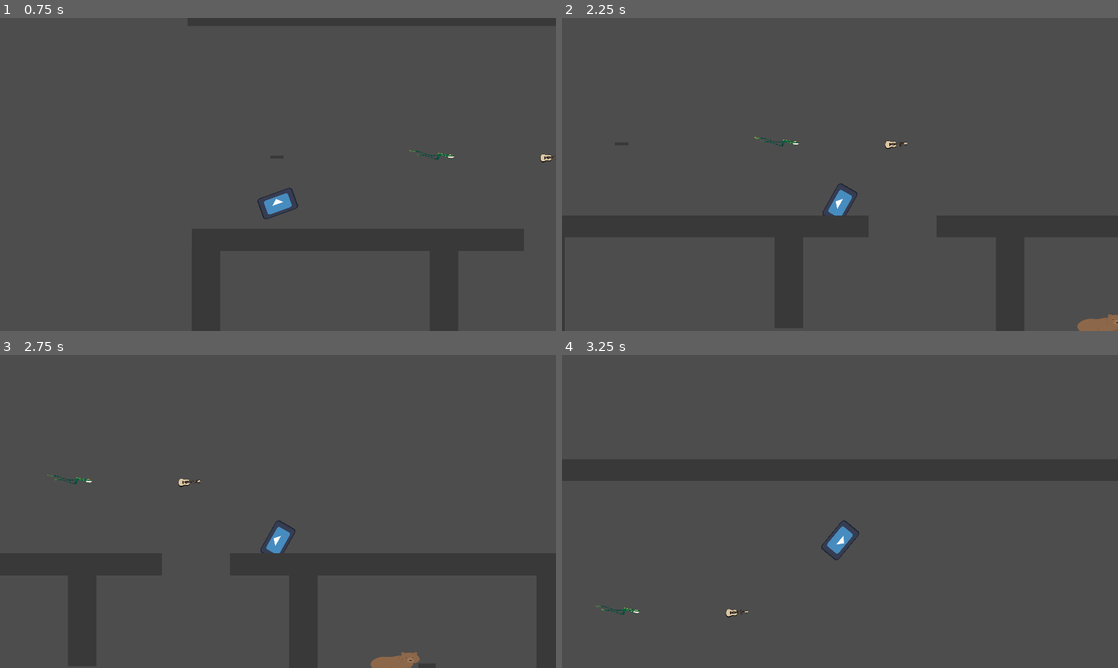
Above: before the commit, frames 1-4 (two rows, left to right).
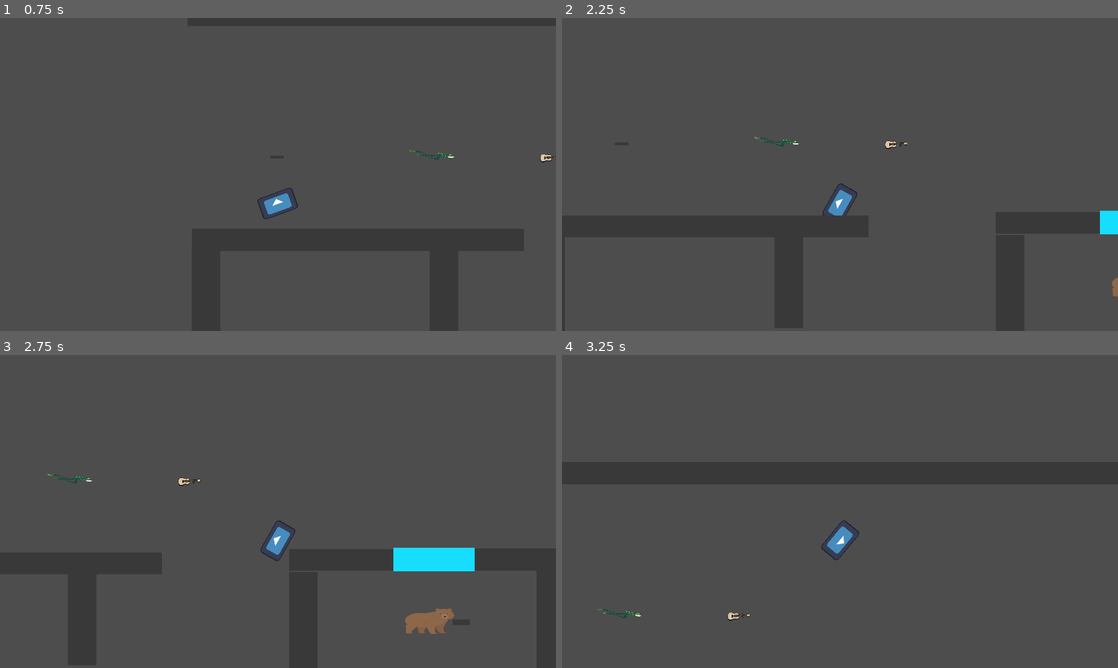
Above: after the commit, the same moments.

Repository: jceja3936/Speedial-Phoenix
Game: Godot game, scene res://scenes/level.tscn
Same seed, same stepped clock (60 frames per second), same inputs: the game is played once before the commit and once after it. The engine's default icon, where the game draws it, is replaced by a stand-in: a white triangle on a blue panel in a dark square.
Inputs (mouse positions are in pixels of both pictures, inside the frame that each line leads up to):
- Up to frame 1 (0.75 s): tap Enter at 0.5 s; move the mouse to (400, 158) at 0.52 s; press the mouse at (400, 158) at 0.53 s; hold Right (Right) from 0.53 s (still down)
- Up to frame 2 (2.25 s): move the mouse to (728, 190) at 1.27 s; release Right (Right) at 1.28 s; release the mouse at (728, 190) at 1.28 s; hold S (Down) 1.28-2.03 s; tap Shift (Drop) at 1.35 s; click (728, 190) at 1.55 s; tap Space (Respawn) at 2 s; move the mouse to (895, 105) at 2.02 s; press the mouse at (895, 105) at 2.03 s; hold Right (Right) from 2.03 s (still down); tap F (Pick up) at 2.1 s
- Up to frame 3 (2.75 s): keep holding Right (Right)
- Up to frame 4 (3.25 s): move the mouse to (812, 574) at 2.77 s; release Right (Right) at 2.78 s; release the mouse at (812, 574) at 2.78 s; hold W (Up) from 2.78 s (still down); click (812, 574) at 2.85 s

Frame 1 is identical in both runs. In frame 2, 0.6% of the frame differs, in the area x 92-100%, y 61-100%; in frame 3, 2.1%, in the area x 8-86%, y 38-100%; in frame 4, 0.2%.

Commit message:
Glass added
Yer

Diff:
--- /dev/null
+++ b/speedialChicago/assets/costume2.svg
@@ -0,0 +1 @@
+<svg version="1.1" xmlns="http://www.w3.org/2000/svg" xmlns:xlink="http://www.w3.org/1999/xlink" width="59.73468" height="54.20344" viewBox="0,0,59.73468,54.20344"><g transform="translate(-210.13266,-152.89828)"><g data-paper-data="{&quot;isPaintingLayer&quot;:true}" fill="#17ddff" fill-rule="nonzero" stroke="none" stroke-width="NaN" stroke-linecap="butt" stroke-linejoin="miter" stroke-miterlimit="10" stroke-dasharray="" stroke-dashoffset="0" style="mix-blend-mode: normal"><path d="M210.13266,207.10172v-54.20344h59.73468v54.20344z" stroke-width="NaN"/></g></g></svg>
--- a/speedialChicago/bullet.gd
+++ b/speedialChicago/bullet.gd
@@ -25,7 +25,7 @@
 		var collider = collision.get_collider()
 
 	#If the collided object doesn't have method "hit", the bullet can safely delete.
-		if not collider.has_method("hit") and not collider.get("bullet"):
+		if not collider.has_method("hit") and not collider.get("bullet") and not collider.has_meta("glass"):
 			queue_free()
 
 	#If that if was passed, it either hit an enemy or a player
--- a/speedialChicago/hun.gd
+++ b/speedialChicago/hun.gd
@@ -46,12 +46,12 @@
 			bull.rota = global_rotation
 			bull.damage = dammage
 			get_tree().root.add_child(bull)
-		Manager.playSound("sSound")
+		Manager.playSound("sSound", global_position)
 		wait()
 	else:
 		wait()
 		canFire = false
-		Manager.playSound("pSound")
+		Manager.playSound("pSound", global_position)
 		var bull = bullet.instantiate()
 		bull.dir = get_parent().rotation + rng.randf_range(-.1, .1)
 		bull.pos = global_position
--- a/speedialChicago/manager.gd
+++ b/speedialChicago/manager.gd
@@ -6,12 +6,13 @@
 	# Add more as needed or load dynamically
 }
 
-func playSound(item_name: String):
+func playSound(item_name: String, pos: Vector2):
 	var sound = item_sounds.get(item_name)
 	if sound:
 		var player = AudioStreamPlayer2D.new()
 		player.stream = sound
 		get_tree().current_scene.add_child(player)
+		player.position = pos
 		player.play()
 		await get_tree().create_timer(sound.get_length()).timeout
 		if player:
--- a/speedialChicago/scenes/bullet.tscn
+++ b/speedialChicago/scenes/bullet.tscn
@@ -8,7 +8,7 @@
 
 [node name="bullet" type="CharacterBody2D"]
 scale = Vector2(2.8, 1.92)
-collision_layer = 0
+collision_layer = 3
 script = ExtResource("1_y25gk")
 metadata/_edit_group_ = true
 
--- a/speedialChicago/scenes/enemy.tscn
+++ b/speedialChicago/scenes/enemy.tscn
@@ -10,7 +10,6 @@
 height = 196.063
 
 [node name="Enemy" type="CharacterBody2D" node_paths=PackedStringArray("shootSFX", "gun", "ray")]
-collision_layer = 3
 collision_mask = 3
 script = ExtResource("1_4ra3w")
 shootSFX = NodePath("AudioStreamPlayer2D")
--- a/speedialChicago/scenes/level.tscn
+++ b/speedialChicago/scenes/level.tscn
@@ -8,6 +8,7 @@
 [ext_resource type="Script" uid="uid://chkhd3dmd1eha" path="res://camera_2d.gd" id="6_2r41h"]
 [ext_resource type="PackedScene" uid="uid://bfkltf78e2mmp" path="res://scenes/rifle.tscn" id="7_klq6b"]
 [ext_resource type="PackedScene" uid="uid://dowe60l1v3rl6" path="res://scenes/shotgun.tscn" id="8_b121j"]
+[ext_resource type="Texture2D" uid="uid://crl0dhm2sike5" path="res://assets/costume2.svg" id="9_8c41q"]
 
 [sub_resource type="RectangleShape2D" id="RectangleShape2D_w7c3h"]
 size = Vector2(57.5, 49.4118)
@@ -16,7 +17,7 @@
 size = Vector2(333.018, 2.48405)
 
 [sub_resource type="RectangleShape2D" id="RectangleShape2D_mx8sn"]
-size = Vector2(702, 43)
+size = Vector2(729.789, 43)
 
 [sub_resource type="RectangleShape2D" id="RectangleShape2D_ppgk2"]
 size = Vector2(57, 93.9341)
@@ -39,10 +40,15 @@
 [sub_resource type="RectangleShape2D" id="RectangleShape2D_t1rx8"]
 size = Vector2(58, 19.1753)
 
+[sub_resource type="RectangleShape2D" id="RectangleShape2D_8iemx"]
+size = Vector2(57.4609, 53.7143)
+
 [node name="Level" type="Node2D"]
 
 [node name="Player" parent="." node_paths=PackedStringArray("cam") instance=ExtResource("2_w8frs")]
 position = Vector2(-217, -239)
+collision_layer = 3
+collision_mask = 3
 cam = NodePath("../Camera2D")
 
 [node name="walls" type="Node2D" parent="."]
@@ -52,8 +58,6 @@
 [node name="StaticBody2D" type="StaticBody2D" parent="walls"]
 position = Vector2(-128.5, -3140.63)
 scale = Vector2(0.5, 53.125)
-collision_layer = 3
-collision_mask = 3
 
 [node name="Sprite2D" type="Sprite2D" parent="walls/StaticBody2D"]
 texture = ExtResource("1_w7c3h")
@@ -78,17 +82,18 @@
 shape = SubResource("RectangleShape2D_w8frs")
 
 [node name="StaticBody2D3" type="StaticBody2D" parent="walls"]
-position = Vector2(201.5, -4656.25)
-scale = Vector2(0.5, 15.625)
-collision_layer = 3
-collision_mask = 3
+position = Vector2(144.633, -4758.75)
+scale = Vector2(0.158973, 15.625)
+collision_layer = 3
+collision_mask = 3
+metadata/_edit_group_ = true
 
 [node name="Sprite2D" type="Sprite2D" parent="walls/StaticBody2D3"]
 scale = Vector2(11.64, 0.76)
 texture = ExtResource("1_w7c3h")
 
 [node name="CollisionShape2D" type="CollisionShape2D" parent="walls/StaticBody2D3"]
-position = Vector2(2, -0.5)
+position = Vector2(0, -0.5)
 scale = Vector2(0.94753, 1.0292)
 shape = SubResource("RectangleShape2D_mx8sn")
 
@@ -205,6 +210,22 @@
 [node name="CollisionShape2D" type="CollisionShape2D" parent="walls/StaticBody2D10"]
 position = Vector2(0.438629, 0)
 shape = SubResource("RectangleShape2D_olg7q")
+
+[node name="StaticBody2D12" type="StaticBody2D" parent="walls"]
+position = Vector2(337.071, -4775.53)
+scale = Vector2(0.158973, 15.625)
+collision_layer = 3
+collision_mask = 3
+metadata/_edit_group_ = true
+
+[node name="Sprite2D" type="Sprite2D" parent="walls/StaticBody2D12"]
+scale = Vector2(11.64, 0.76)
+texture = ExtResource("1_w7c3h")
+
+[node name="CollisionShape2D" type="CollisionShape2D" parent="walls/StaticBody2D12"]
+position = Vector2(0, -0.5)
+scale = Vector2(0.94753, 1.0292)
+shape = SubResource("RectangleShape2D_mx8sn")
 
 [node name="Death box2" parent="." instance=ExtResource("3_w8frs")]
 position = Vector2(926, 1848)
@@ -225,20 +246,17 @@
 
 [node name="Enemy" parent="." node_paths=PackedStringArray("player") instance=ExtResource("4_mx8sn")]
 position = Vector2(14, 1042)
-collision_layer = 1
-collision_mask = 1
+collision_layer = 3
 player = NodePath("../Player")
 
 [node name="Enemy2" parent="." node_paths=PackedStringArray("player") instance=ExtResource("4_mx8sn")]
 position = Vector2(134, 342)
-collision_layer = 1
-collision_mask = 1
+collision_layer = 3
 player = NodePath("../Player")
 
 [node name="Enemy3" parent="." node_paths=PackedStringArray("player") instance=ExtResource("4_mx8sn")]
-position = Vector2(1643, 238)
-collision_layer = 1
-collision_mask = 1
+position = Vector2(1762, 90)
+collision_layer = 3
 player = NodePath("../Player")
 
 [node name="Rifle" parent="." instance=ExtResource("7_klq6b")]
@@ -279,3 +297,18 @@
 scale = Vector2(4, 4)
 text = " You Died!
 (Hit Space)"
+
+[node name="glass" type="StaticBody2D" parent="."]
+position = Vector2(1771, -127)
+scale = Vector2(4.68209, 1.5017)
+collision_layer = 2
+collision_mask = 2
+metadata/_edit_group_ = true
+metadata/glass = false
+
+[node name="Sprite2D" type="Sprite2D" parent="glass"]
+texture = ExtResource("9_8c41q")
+
+[node name="CollisionShape2D" type="CollisionShape2D" parent="glass"]
+position = Vector2(-0.000488281, 0)
+shape = SubResource("RectangleShape2D_8iemx")
Not shown, added: speedialChicago/assets/costume2.svg.import
Not shown: 1 places in speedialChicago/scenes/level.tscn that only renumber resources
